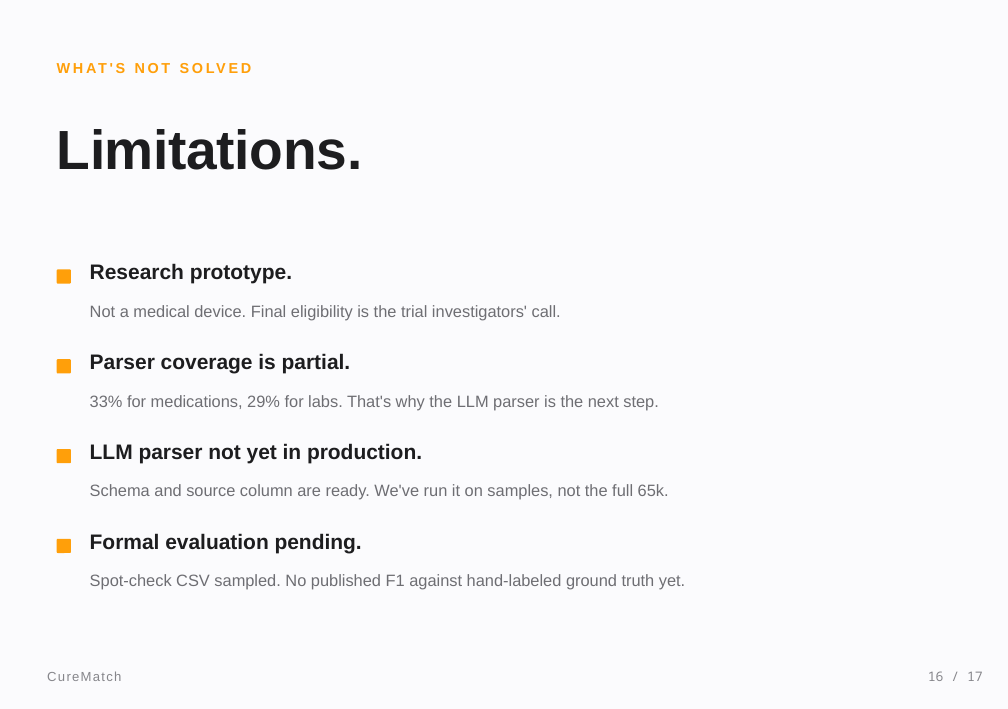
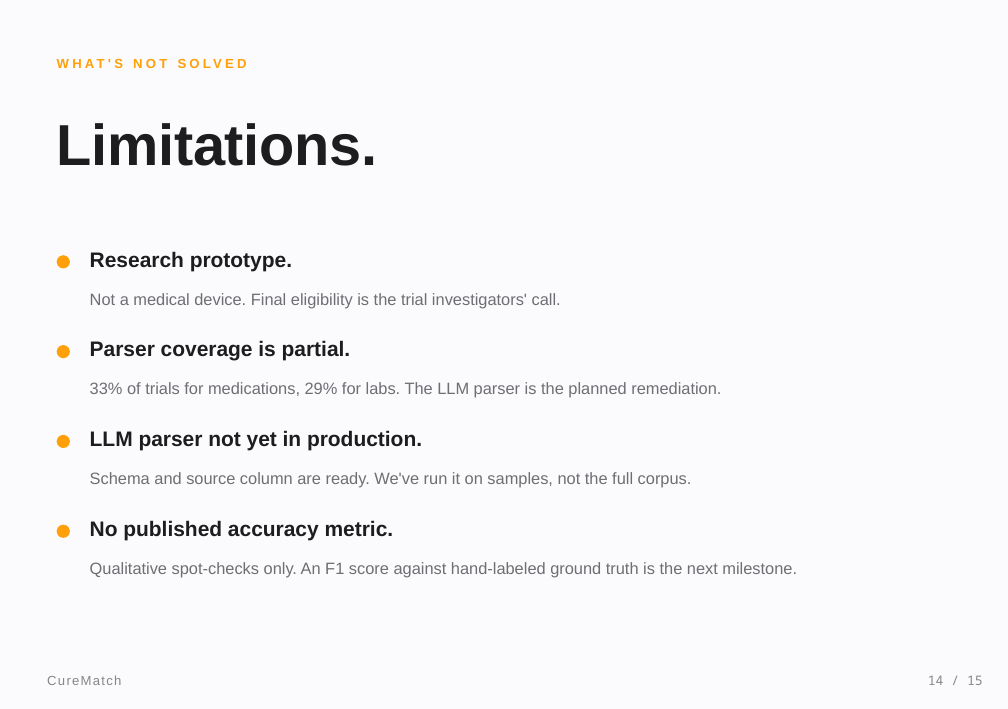
Before and after one commit to meetgajjarx07/curematch, a slide deck: slide 14 of CureMatch_Presentation.pptx (slide 16 before the commit). Drawn at 1008x709 pixels with LibreOffice and Linux fonts; fonts in the diff are those of the drawing. Boxes give left, top, right and bottom in pixels: in the first picture for what was removed or moved away, otherwise in the second. Text is boxed around its words. In the diff, an @@ line names an element or a change of style, - is before the commit and + after.

```diff
--- a/CureMatch_Presentation.pptx
+++ b/CureMatch_Presentation.pptx
@@ text "WHAT'S NOT SOLVED" at bbox=[90, 59, 123, 305]: size 11 to 10 pt, letter spacing 2 to 2.5 pt; line spacing 1.15 to 1.2 @@
@@ text "Limitations." at bbox=[57, 123, 378, 166]: size 42 to 44 pt, letter spacing -0.2 to -0.3 pt; line spacing 1.15 to 1.05 @@
@@ line spacing 1.15 to 1.2 in 4 elements at bbox=[47, 675, 121, 685], bbox=[90, 430, 422, 451], bbox=[90, 340, 351, 361], bbox=[90, 251, 292, 271] @@
@@ text "Not a medical device. Final ...": place and size @@
-text "Not a medical device. Final ..." at bbox=[120, 305, 561, 320]
+text "Not a medical device. Final ..." at bbox=[120, 293, 561, 308]
@@ text "Not a medical device. Final ..." at bbox=[120, 293, 561, 308]: line spacing 1.4 to 1.5 @@
@@ text at bbox=[90, 382, 721, 398]: text changed @@
-33% for medications, 29% for labs. That's why the LLM parser is the next step.
+33% of trials for medications, 29% for labs. The LLM parser is the planned remediation.
@@ text at bbox=[90, 472, 692, 488]: text changed @@
-Schema and source column are ready. We've run it on samples, not the full 65k.
+Schema and source column are ready. We've run it on samples, not the full corpus.
@@ 4 rounded rectangles, 3 texts: place and size @@
-4 rounded rectangles, 3 texts at bbox=[57, 263, 422, 553]
+4 rounded rectangles, 3 texts at bbox=[57, 251, 422, 538]
@@ proportions changed in 4 elements at bbox=[57, 255, 70, 268], bbox=[57, 345, 70, 358], bbox=[57, 435, 70, 448], bbox=[57, 524, 70, 538] @@
@@ text removed at bbox=[90, 533, 362, 553] @@
-Formal evaluation pending.
@@ text added at bbox=[90, 520, 394, 540], 16 pt, text #1D1D1F, bold @@
+No published accuracy metric.
@@ text at bbox=[90, 562, 797, 578]: text changed @@
-Spot-check CSV sampled. No published F1 against hand-labeled ground truth yet.
+Qualitative spot-checks only. An F1 score against hand-labeled ground truth is the next milestone.
@@ text removed at bbox=[928, 671, 983, 681] @@
-16 / 17
@@ text added at bbox=[928, 675, 983, 685], 10 pt, text #86868B @@
+14 / 15
```
Also in this commit, not shown: 8 other slides changed, 6 slides added, 8 slides removed, 2 other files.
